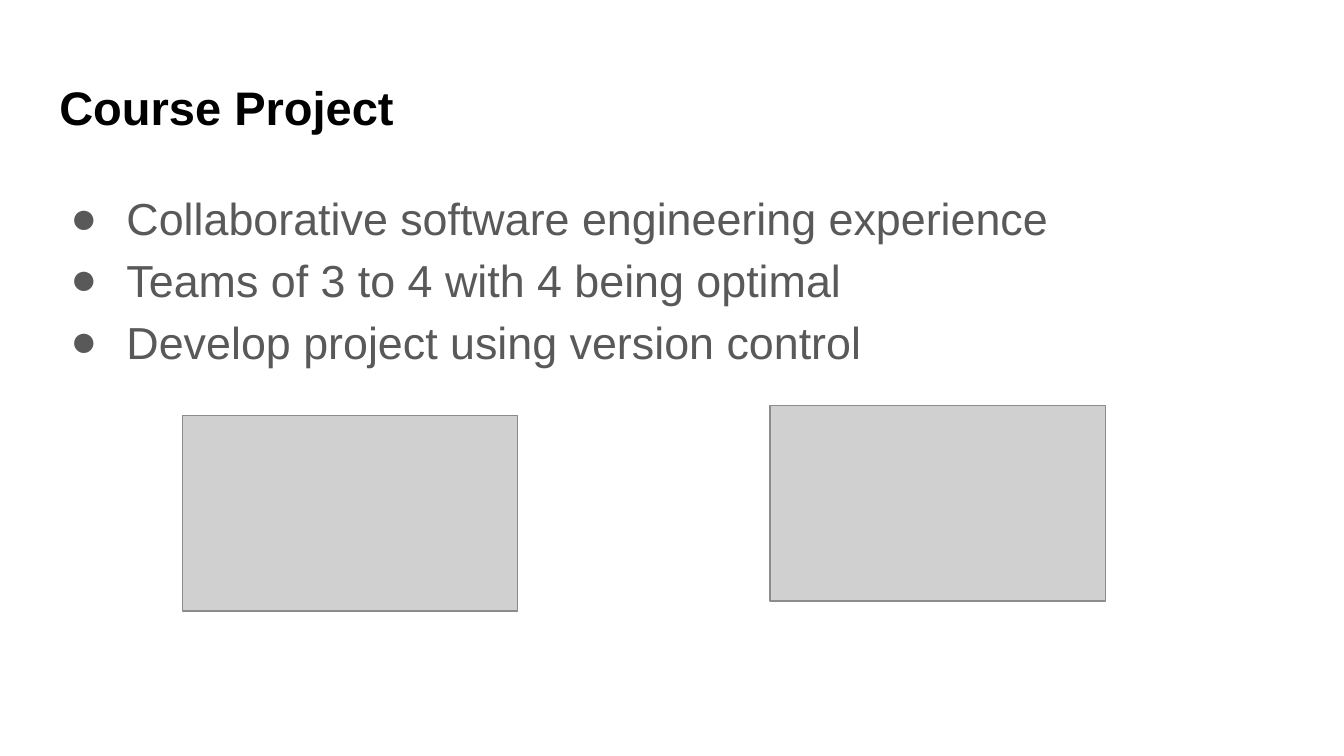
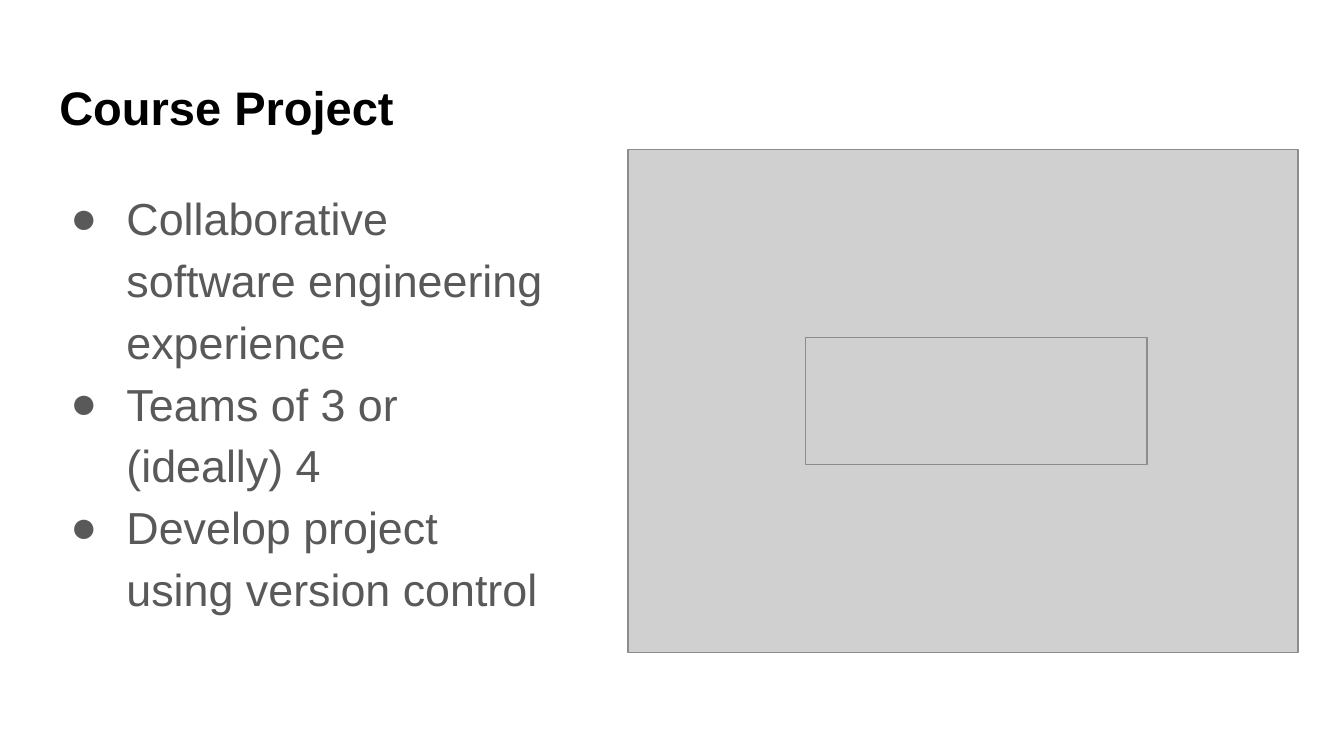
Before and after one commit to UWDATA515/lecture-materials, a slide deck: slide 2 of 03/04__Project.pptx. Drawn at 1344x756 pixels with LibreOffice and Linux fonts; fonts in the diff are those of the drawing; grey boxes stand for pictures; background and template pictures are left out. Boxes give left, top, right and bottom in pixels: in the first picture for what was removed or moved away, otherwise in the second. Text is boxed around its words. In the diff, an @@ line names an element or a change of style, - is before the commit and + after.

```diff
--- a/03/04__Project.pptx
+++ b/03/04__Project.pptx
@@ picture added at <box>628,149,1298,652</box> @@
@@ picture added at <box>805,337,1146,464</box> @@
@@ cloud added at <box>827,344,1113,461</box>, fill #F5FF8D @@
@@ text at <box>126,388,398,491</box>: text changed @@
-● Teams of 3 to 4 with 4 being optimal
+● Teams of 3 or (ideally) 4
@@ picture removed at <box>183,415,517,610</box> @@
@@ picture removed at <box>770,406,1105,601</box> @@
```
Also in this commit, not shown: 5 other slides changed, 1 slide added, 3 other files.
